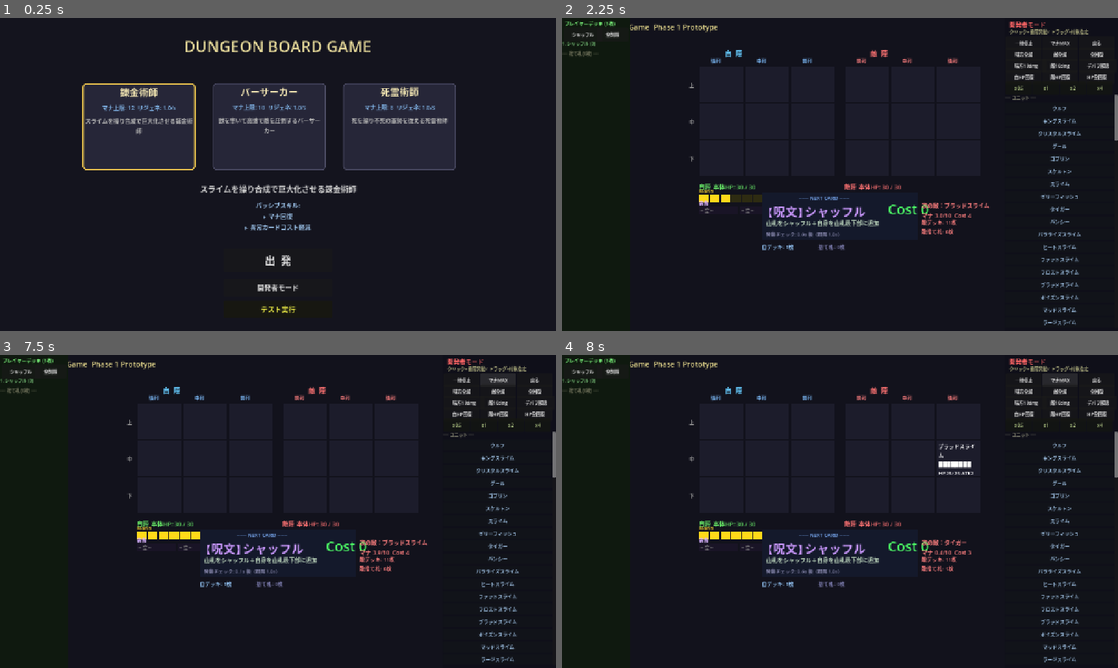
Above: before the commit, frames 1-4 (two rows, left to right).
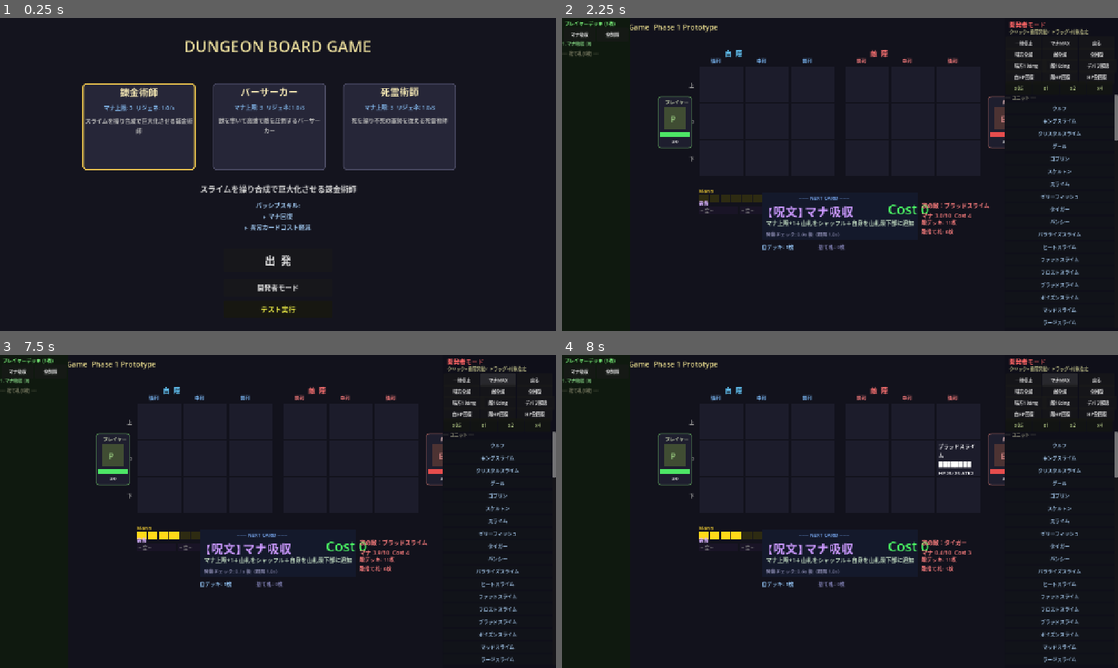
Above: after the commit, the same moments.

Repository: kazumak334-create/dungeon-board-game
Game: Godot game, scene res://scenes/Title.tscn
The game is run twice, just before and just after one commit, with the same random seed, the same clock (stepped at 60 frames per second) and the same inputs.
Inputs:
- Up to frame 1 (0.25 s): no input
- Up to frame 2 (2.25 s): click "出 発" at 0.5 s; click "← 戻る" at 1.25 s; click "開発者モード" at 2 s
- Up to frame 3 (7.5 s): click "シャッフル" (after the commit: "マナ吸収") at 2.75 s; click "全削除" at 3.5 s; click "x1" at 4.25 s; click "x2" at 5 s; click "x4" at 5.75 s; click "一時停止" at 6.5 s; click "マナMAX" at 7.25 s
- Up to frame 4 (8 s): no input

The runs differ from the first frame. In frame 1, 0.3% of the frame differs, in the area x 18-71%, y 27-30%; in frame 2, 1.9%, in the area x 0-80%, y 4-67%; in frame 3, 1.8%; in frame 4, 1.8%.

Commit message:
feat: マナシステム改修+バトル画面UI改善
マナシステム:
- マナ上限3からスタート（全クラス共通、クラス固有mana_max廃止）
- コスト>マナ上限のカードはスキップ（捨て札へ、マナ消費なし）
- シャッフル→マナ吸収に改名（マナ上限+1+デッキリシャッフル）
- マナリジェネ1.0/s全クラス共通

バトル画面UI:
- プレイヤー/敵の立絵パネル+HPバー（盤面左右端）
- ダメージフロート表示（数字が上に浮かんでフェードアウト）
- base_damaged時の大きめフロート

その他:
- 装備スロット: 頭/胴/足/アクセ×3（武器削除）
- テスト1225件全パス

Co-Authored-By: Claude Opus 4.6 (1M context) <noreply@anthropic.com>

Diff:
--- a/data/cards.json
+++ b/data/cards.json
@@ -163,7 +163,7 @@
 				"盤面強化"
 			],
 			"initial_mana": 3,
-			"mana_max": 12,
+			"mana_max": 3,
 			"mana_regen": 1,
 			"sfx": "",
 			"skills": [
@@ -202,7 +202,7 @@
 				"盤面強化"
 			],
 			"initial_mana": 3,
-			"mana_max": 10,
+			"mana_max": 3,
 			"mana_regen": 1,
 			"sfx": "",
 			"skills": [
@@ -242,7 +242,7 @@
 				"弱体の呪詛"
 			],
 			"initial_mana": 3,
-			"mana_max": 8,
+			"mana_max": 3,
 			"mana_regen": 1,
 			"sfx": "",
 			"skills": [
@@ -1430,11 +1430,11 @@
 		}
 	],
 	"system_spells": {
-		"シャッフル": {
+		"マナ吸収": {
 			"anim": "",
 			"rarity": "common",
 			"cost": 0,
-			"effect": "山札をシャッフル＋自身を山札最下部に追加",
+			"effect": "マナ上限+1＋山札をシャッフル＋自身を山札最下部に追加",
 			"is_consumable": true,
 			"sfx": "",
 			"skills": [
--- a/scripts/DeckManager.gd
+++ b/scripts/DeckManager.gd
@@ -2,9 +2,9 @@
 class_name DeckManager
 extends Node
 
-var mana: float = 3.0
-var MANA_MAX: float = 10.0    # PlayerDataから設定可能
-var MANA_REGEN: float = 1.0   # PlayerDataから設定可能
+var mana: float = 0.0
+var MANA_MAX: float = 3.0     # 初期マナ上限（マナ吸収で成長）
+var MANA_REGEN: float = 1.0   # 全クラス共通
 
 var deck: Array = []
 var discard: Array = []
@@ -102,16 +102,16 @@
 func ensure_shuffle_card() -> void:
 	# 既存のシャッフルカードを除去（位置リセット）
 	for i in range(deck.size() - 1, -1, -1):
-		if deck[i].unit_name == "シャッフル":
+		if deck[i].unit_name == "マナ吸収":
 			deck.remove_at(i)
 	# 最下部に新規追加
-	if not CardDB.SYSTEM_SPELLS.has("シャッフル"):
-		return
-	var sd = CardDB.SYSTEM_SPELLS["シャッフル"]
+	if not CardDB.SYSTEM_SPELLS.has("マナ吸収"):
+		return
+	var sd = CardDB.SYSTEM_SPELLS["マナ吸収"]
 	var card = _UnitDataScript.new()
-	card.unit_name = "シャッフル"
+	card.unit_name = "マナ吸収"
 	card.card_type = "spell"
-	card.spell_id = "シャッフル"
+	card.spell_id = "マナ吸収"
 	card.cost = 0
 	card.is_consumable = true
 	card.spell_target = sd["target"]
@@ -185,6 +185,12 @@
 					var amount = sk.get("params", {}).get("amount", edef.get("amount", -1))
 					effective_cost = max(0, effective_cost + amount)
 					print("[DeckManager] 錬金術師コスト軽減: %s %d→%d" % [top.unit_name, top.cost, effective_cost])
+	# マナ上限超過チェック：コスト > マナ上限 → スキップ（捨て札へ）
+	if top.cost > int(MANA_MAX) and top.cost != -1:
+		deck.remove_at(0)
+		discard.append(top)
+		print("[DeckManager] スキップ: %s (コスト%d > マナ上限%d)" % [top.unit_name, top.cost, int(MANA_MAX)])
+		return
 	if mana < effective_cost:
 		return
 	mana -= effective_cost
--- a/scripts/DeckPrep.gd
+++ b/scripts/DeckPrep.gd
@@ -422,7 +422,7 @@
 func _build_inventory_tab() -> void:
 	# 装備スロットラベル
 	var equip_names = [
-		["武器", "頭", "体", "脚", "飾1", "飾2"],
+		["頭", "胴", "足", "飾1", "飾2", "飾3"],
 		["", "", "", "", "", ""],  # 2行目は値表示用
 	]
 
--- a/scripts/DevUI.gd
+++ b/scripts/DevUI.gd
@@ -272,7 +272,7 @@
 
 	var deck_tools_y: int = 22
 	var deck_btns: Array = [
-		{"text": "シャッフル", "cb": _on_deck_shuffle},
+		{"text": "マナ吸収", "cb": _on_deck_shuffle},
 		{"text": "全削除",     "cb": _on_deck_clear},
 	]
 	for i in range(deck_btns.size()):
@@ -365,7 +365,7 @@
 	var arr: Array = deck_manager.deck
 	if index > 0 and index < arr.size():
 		# シャッフルカードは最下部固定（移動不可）
-		if arr[index].unit_name == "シャッフル" or arr[index - 1].unit_name == "シャッフル":
+		if arr[index].unit_name == "マナ吸収" or arr[index - 1].unit_name == "マナ吸収":
 			return
 		var tmp = arr[index]
 		arr[index] = arr[index - 1]
@@ -376,7 +376,7 @@
 	var arr: Array = deck_manager.deck
 	if index >= 0 and index < arr.size():
 		# シャッフル���ードは除外不可
-		if arr[index].unit_name == "シャッフル":
+		if arr[index].unit_name == "マナ吸収":
 			return
 		arr.remove_at(index)
 	_refresh_deck_list()
@@ -393,7 +393,7 @@
 	# シャッフルカードの上（最下部の1つ上）に挿入
 	var arr: Array = deck_manager.deck
 	var insert_pos: int = arr.size()
-	if arr.size() > 0 and arr[arr.size() - 1].unit_name == "シャッフル":
+	if arr.size() > 0 and arr[arr.size() - 1].unit_name == "マナ吸収":
 		insert_pos = arr.size() - 1
 	arr.insert(insert_pos, card)
 	_refresh_deck_list()
--- a/scripts/EffectActions.gd
+++ b/scripts/EffectActions.gd
@@ -210,6 +210,9 @@
 			deck_mgr.deck.append(card)
 		deck_mgr.discard.clear()
 		deck_mgr.deck.shuffle()
+		# マナ吸収：マナ上限+1
+		deck_mgr.MANA_MAX += 1.0
+		print("[マナ吸収] マナ上限 → %d" % int(deck_mgr.MANA_MAX))
 
 func do_summon_low_cost(merged: Dictionary, ctx: Dictionary) -> void:
 	var bm: Node  = ctx.get("bm", null)
--- a/scripts/EnemyAI.gd
+++ b/scripts/EnemyAI.gd
@@ -45,15 +45,15 @@
 
 func ensure_shuffle_card() -> void:
 	for i in range(enemy_deck.size() - 1, -1, -1):
-		if enemy_deck[i].unit_name == "シャッフル":
+		if enemy_deck[i].unit_name == "マナ吸収":
 			enemy_deck.remove_at(i)
-	if not CardDB.SYSTEM_SPELLS.has("シャッフル"):
+	if not CardDB.SYSTEM_SPELLS.has("マナ吸収"):
 		return
-	var sd = CardDB.SYSTEM_SPELLS["シャッフル"]
+	var sd = CardDB.SYSTEM_SPELLS["マナ吸収"]
 	var card = _UnitDataScript.new()
-	card.unit_name = "シャッフル"
+	card.unit_name = "マナ吸収"
 	card.card_type = "spell"
-	card.spell_id = "シャッフル"
+	card.spell_id = "マナ吸収"
 	card.cost = 0
 	card.is_consumable = true
 	card.spell_target = sd["target"]
--- a/scripts/GameUI.gd
+++ b/scripts/GameUI.gd
@@ -4,6 +4,10 @@
 
 var main: Node = null
 var _EDB = null  # EffectDBキャッシュ
+var _char_hp_bars: Array = [null, null]    # [side] -> ColorRect (HPバー)
+var _char_hp_labels: Array = [null, null]  # [side] -> Label (HP数値)
+var _char_panels: Array = [null, null]     # [side] -> Panel
+var _damage_floats: Array = []             # [{label, timer, velocity}]
 
 func setup(p_main: Node) -> void:
 	main = p_main
@@ -104,18 +108,24 @@
 				main.add_child(lbl)
 				main.cell_labels[side][r].append(lbl)
 
-	# ---- 本体HP ----
+	# ---- プレイヤー/敵キャラ立絵+HPバー ----
+	_build_character_panel(0)  # プレイヤー側
+	_build_character_panel(1)  # 敵側
+
+	# 旧HP表示（互換）
 	var base_y: int = main.BOARD_TOP + 3 * main.CELL_H + 12
 	main.player_base_label = Label.new()
 	main.player_base_label.position = Vector2(_cell_x(0, 0), base_y)
 	main.player_base_label.add_theme_font_size_override("font_size", 14)
 	main.player_base_label.modulate = Color(0.4, 0.9, 0.4)
+	main.player_base_label.visible = false  # 立絵+HPバーに移行
 	main.add_child(main.player_base_label)
 
 	main.enemy_base_label = Label.new()
 	main.enemy_base_label.position = Vector2(_cell_x(1, 0), base_y)
 	main.enemy_base_label.add_theme_font_size_override("font_size", 14)
 	main.enemy_base_label.modulate = Color(1.0, 0.45, 0.45)
+	main.enemy_base_label.visible = false
 	main.add_child(main.enemy_base_label)
 
 	# 盤面セルホバー用ツールチップ
@@ -381,6 +391,125 @@
 	main.enemy_deck_count_label.add_theme_font_size_override("font_size", 12)
 	main.enemy_deck_count_label.modulate = Color(1.0, 0.5, 0.5)
 	main.add_child(main.enemy_deck_count_label)
+
+# ---- キャラクターパネル ----
+
+func _build_character_panel(side: int) -> void:
+	var panel_w = 80
+	var panel_h = 120
+	var panel_x: int
+	if side == 0:
+		panel_x = _cell_x(0, 0) - panel_w - 15  # プレイヤー側：盤面左端のさらに左
+	else:
+		panel_x = _cell_x(1, 2) + main.CELL_W + 15  # 敵側：盤面右端のさらに右
+	var panel_y = main.BOARD_TOP + 1 * main.CELL_H - 15  # 中段の高さ
+
+	# パネル背景
+	var panel = Panel.new()
+	panel.position = Vector2(panel_x, panel_y)
+	panel.size = Vector2(panel_w, panel_h)
+	var style = StyleBoxFlat.new()
+	style.bg_color = Color(0.12, 0.12, 0.18)
+	style.set_corner_radius_all(8)
+	style.set_border_width_all(2)
+	style.border_color = Color(0.3, 0.5, 0.3) if side == 0 else Color(0.5, 0.3, 0.3)
+	panel.add_theme_stylebox_override("panel", style)
+	main.add_child(panel)
+	_char_panels[side] = panel
+
+	# キャラ名
+	var name_label = Label.new()
+	name_label.text = "プレイヤー" if side == 0 else "敵"
+	name_label.position = Vector2(panel_x + 5, panel_y + 5)
+	name_label.size = Vector2(panel_w - 10, 18)
+	name_label.horizontal_alignment = HORIZONTAL_ALIGNMENT_CENTER
+	name_label.add_theme_font_size_override("font_size", 11)
+	name_label.add_theme_color_override("font_color", Color(0.8, 0.85, 0.7) if side == 0 else Color(0.85, 0.7, 0.7))
+	main.add_child(name_label)
+
+	# 立絵プレースホルダ（将来テクスチャに差し替え）
+	var portrait = ColorRect.new()
+	portrait.position = Vector2(panel_x + 15, panel_y + 25)
+	portrait.size = Vector2(50, 50)
+	portrait.color = Color(0.25, 0.3, 0.2) if side == 0 else Color(0.3, 0.2, 0.2)
+	main.add_child(portrait)
+
+	var portrait_label = Label.new()
+	portrait_label.text = "P" if side == 0 else "E"
+	portrait_label.position = Vector2(panel_x + 30, panel_y + 38)
+	portrait_label.add_theme_font_size_override("font_size", 20)
+	portrait_label.add_theme_color_override("font_color", Color(0.6, 0.8, 0.5) if side == 0 else Color(0.8, 0.5, 0.5))
+	main.add_child(portrait_label)
+
+	# HPバー背景
+	var hp_bg = ColorRect.new()
+	hp_bg.position = Vector2(panel_x + 5, panel_y + 82)
+	hp_bg.size = Vector2(70, 10)
+	hp_bg.color = Color(0.2, 0.2, 0.2)
+	main.add_child(hp_bg)
+
+	# HPバー
+	var hp_bar = ColorRect.new()
+	hp_bar.position = Vector2(panel_x + 5, panel_y + 82)
+	hp_bar.size = Vector2(70, 10)
+	hp_bar.color = Color(0.3, 0.9, 0.4) if side == 0 else Color(0.9, 0.3, 0.3)
+	main.add_child(hp_bar)
+	_char_hp_bars[side] = hp_bar
+
+	# HP数値
+	var hp_label = Label.new()
+	hp_label.position = Vector2(panel_x + 5, panel_y + 95)
+	hp_label.size = Vector2(70, 18)
+	hp_label.horizontal_alignment = HORIZONTAL_ALIGNMENT_CENTER
+	hp_label.add_theme_font_size_override("font_size", 12)
+	hp_label.add_theme_color_override("font_color", Color(0.9, 0.9, 0.9))
+	hp_label.text = "%d" % main.base_hp[side]
+	main.add_child(hp_label)
+	_char_hp_labels[side] = hp_label
+
+# ---- ダメージフロート ----
+
+func spawn_damage_float(side: int, row: int, col: int, amount: int, is_heal: bool = false) -> void:
+	var x = _cell_x(side, col) + main.CELL_W / 2 - 15
+	var y = main.BOARD_TOP + row * main.CELL_H + 10
+	var label = Label.new()
+	label.text = "+%d" % amount if is_heal else "-%d" % amount
+	label.position = Vector2(x, y)
+	label.add_theme_font_size_override("font_size", 18)
+	label.add_theme_color_override("font_color", Color(0.3, 0.9, 0.3) if is_heal else Color(0.9, 0.3, 0.2))
+	label.z_index = 50
+	main.add_child(label)
+	_damage_floats.append({"label": label, "timer": 1.0, "y_start": y})
+
+func spawn_base_damage_float(side: int, amount: int) -> void:
+	var panel = _char_panels[side]
+	if panel == null:
+		return
+	var x = panel.position.x + 20
+	var y = panel.position.y + 40
+	var label = Label.new()
+	label.text = "-%d" % amount
+	label.position = Vector2(x, y)
+	label.add_theme_font_size_override("font_size", 22)
+	label.add_theme_color_override("font_color", Color(1.0, 0.2, 0.2))
+	label.z_index = 50
+	main.add_child(label)
+	_damage_floats.append({"label": label, "timer": 1.2, "y_start": y})
+
+func update_damage_floats(delta: float) -> void:
+	var to_remove: Array = []
+	for i in range(_damage_floats.size()):
+		var d = _damage_floats[i]
+		d["timer"] -= delta
+		if d["timer"] <= 0:
+			d["label"].queue_free()
+			to_remove.append(i)
+		else:
+			# 上に浮かぶ + フェードアウト
+			d["label"].position.y = d["y_start"] - (1.0 - d["timer"]) * 30.0
+			d["label"].modulate.a = d["timer"]
+	for i in range(to_remove.size() - 1, -1, -1):
+		_damage_floats.remove_at(to_remove[i])
 
 # ---- セルのX座標計算 ----
 func _cell_x(side: int, col: int) -> int:
@@ -488,6 +617,17 @@
 func update_base_hp() -> void:
 	main.player_base_label.text = "自陣 本体HP: %d / 30" % main.base_hp[0]
 	main.enemy_base_label.text  = "敵陣 本体HP: %d / 30" % main.base_hp[1]
+	# HPバー更新
+	for side in range(2):
+		if _char_hp_bars[side] != null:
+			var ratio = float(main.base_hp[side]) / 30.0
+			_char_hp_bars[side].size.x = int(70.0 * max(0.0, ratio))
+			var color = Color(0.3, 0.9, 0.4) if side == 0 else Color(0.9, 0.3, 0.3)
+			if ratio < 0.3:
+				color = Color(0.9, 0.2, 0.2)
+			_char_hp_bars[side].color = color
+		if _char_hp_labels[side] != null:
+			_char_hp_labels[side].text = "%d" % main.base_hp[side]
 
 func _update_mana() -> void:
 	var filled: int = int(main.deck_manager.mana)
--- a/scripts/Main.gd
+++ b/scripts/Main.gd
@@ -126,10 +126,10 @@
 	player_data.mana_max = class_def["mana_max"]
 	player_data.mana_regen = class_def["mana_regen"]
 	player_data.skills = class_def["skills"].duplicate(true)
-	# DeckManager に反映
-	deck_manager.mana = player_data.initial_mana
-	deck_manager.MANA_MAX = player_data.mana_max
-	deck_manager.MANA_REGEN = player_data.mana_regen
+	# DeckManager に反映（マナ上限3固定、リジェネ1.0/s固定）
+	deck_manager.mana = 0.0
+	deck_manager.MANA_MAX = 3.0
+	deck_manager.MANA_REGEN = 1.0
 	# BoardManager に設定
 	board_manager.player_data = player_data
 	# 装備効果の適用（初期装備なし）
@@ -296,6 +296,8 @@
 
 # ---- ゲームループ ----
 func _process(delta: float) -> void:
+	# ダメージフロート更新
+	game_ui.update_damage_floats(delta)
 	# ドラッグ中のラベル追従
 	if dev_mode:
 		_dev_update_drag()
@@ -377,6 +379,10 @@
 func _on_unit_damaged(side: int, row: int, col: int) -> void:
 	if side >= 0 and row >= 0 and col >= 0:
 		_cell_dirty[side][row][col] = true
+		# ダメージフロート（ダメージ量はunitのHP差分から取れないのでシグナル拡張が必要。仮で表示）
+		var unit = board_manager.get_unit(side, row, col)
+		if unit != null:
+			game_ui.spawn_damage_float(side, row, col, 0, false)  # 仮：量は後で対応
 
 func _on_unit_revived(side: int, row: int, col: int) -> void:
 	var unit = board_manager.get_unit(side, row, col)
@@ -389,6 +395,7 @@
 func _on_base_damaged(side: int, amount: int) -> void:
 	var side_name: String = "自陣" if side == 0 else "敵陣"
 	_add_log("! %s本体 -%d (残:%d)" % [side_name, amount, base_hp[side]])
+	game_ui.spawn_base_damage_float(side, amount)
 
 func _on_skill_triggered(side: int, row: int, col: int, skill_name: String) -> void:
 	var unit = board_manager.get_unit(side, row, col)
Not shown, changed: CLAUDE.md
